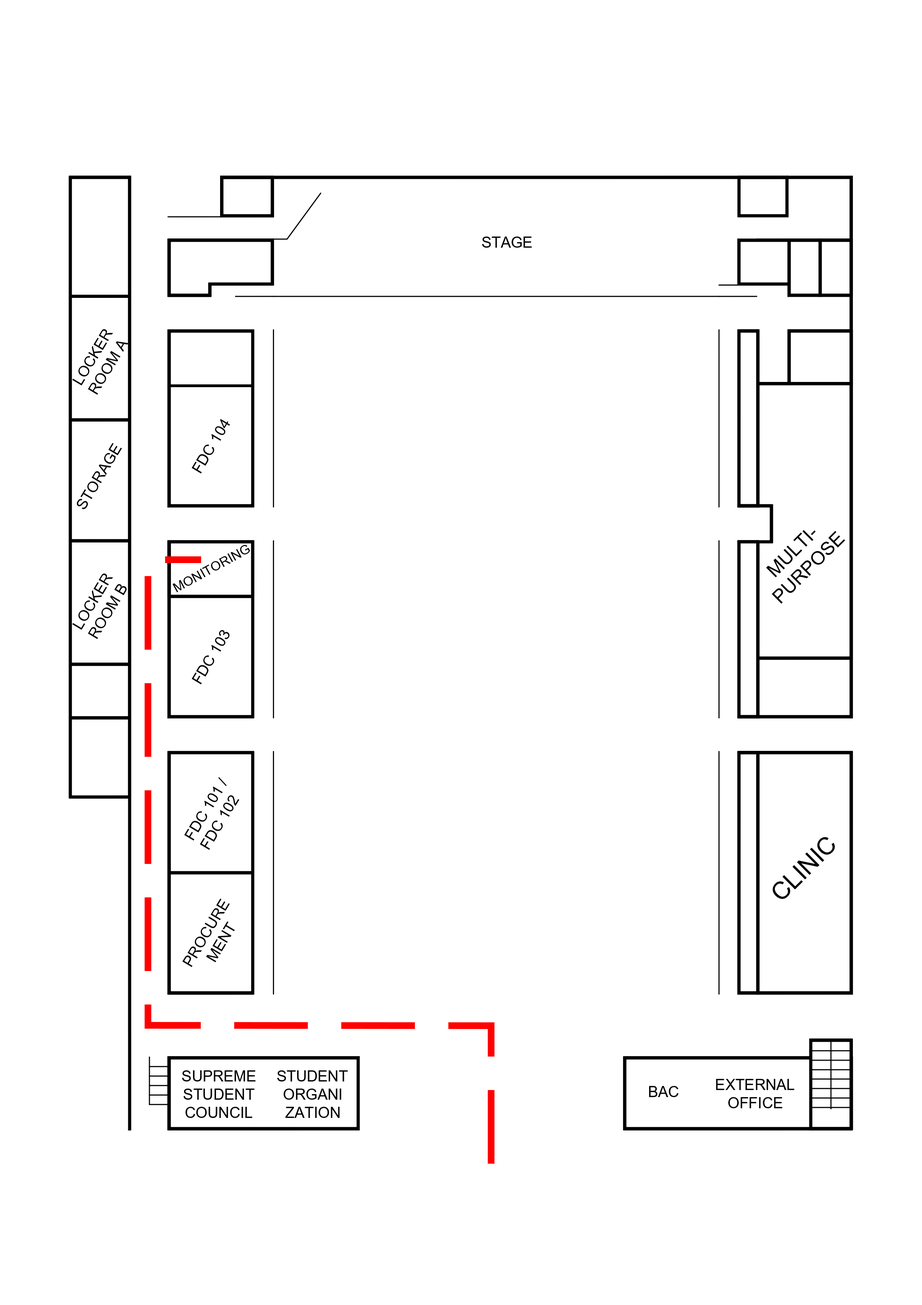
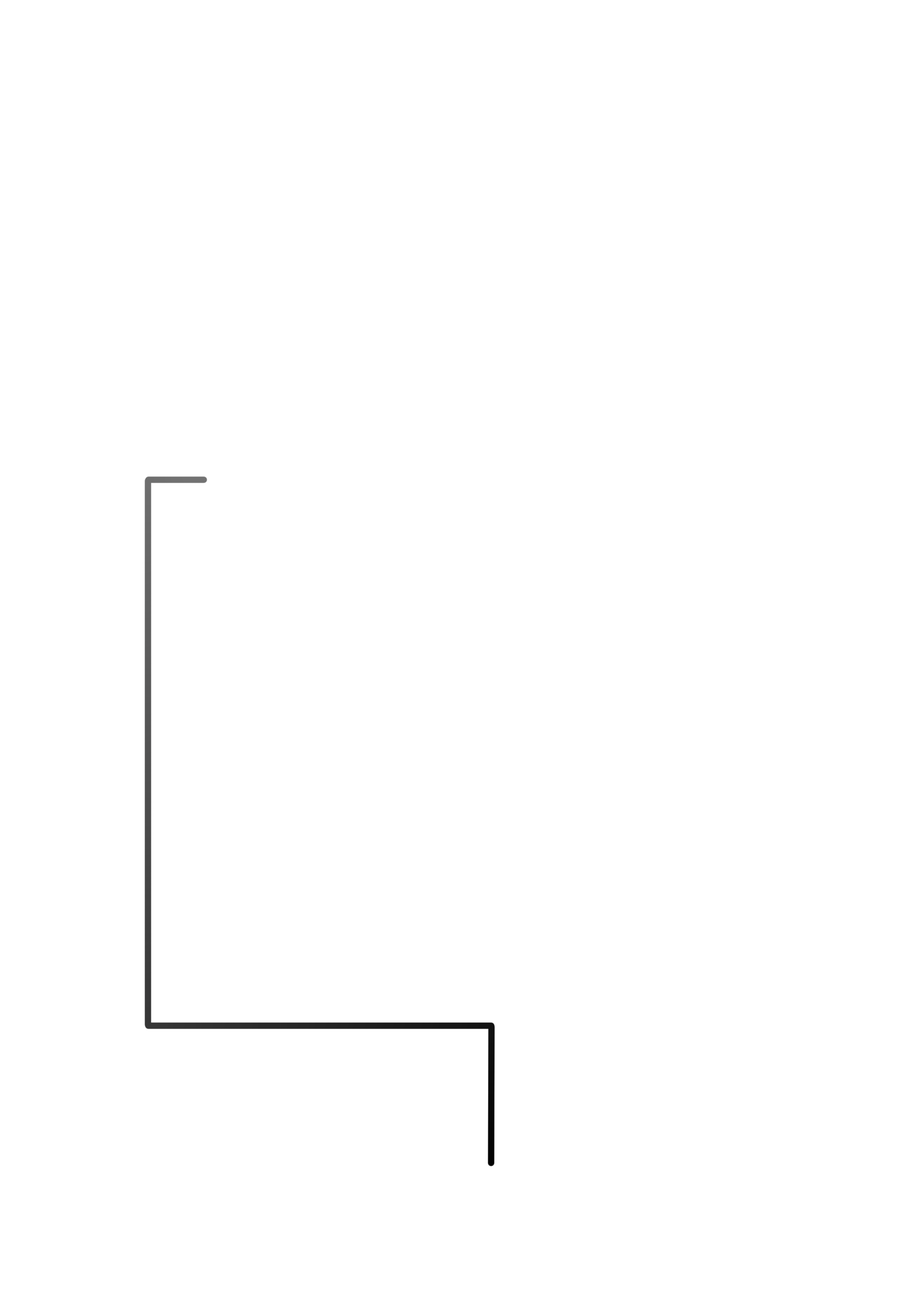
Comparing the layer stacks of the two 922 x 1305 images. Changes:
added layer "Layer 4" above "Layer 3" over [144,475,496,1167]
hid "Layer 3", painted on it over [144,475,496,1167]
hid "Shape 1", painted on it over [144,475,495,1164]
hid "Background" over [68,175,854,1167]
